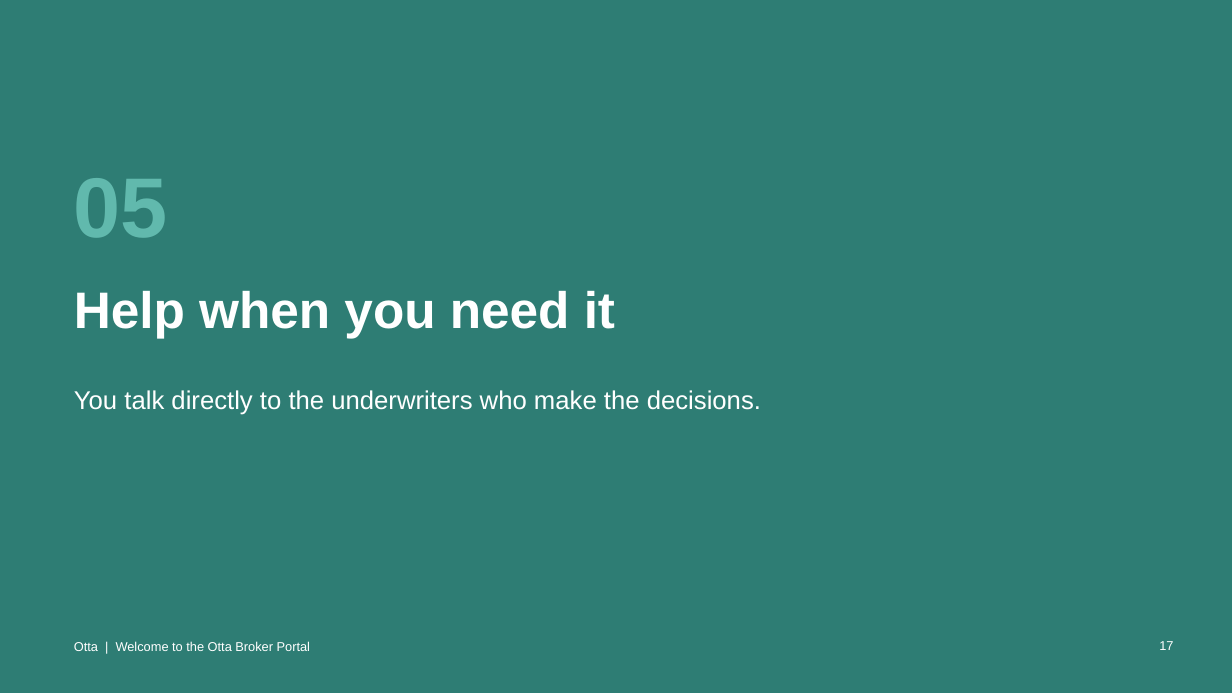
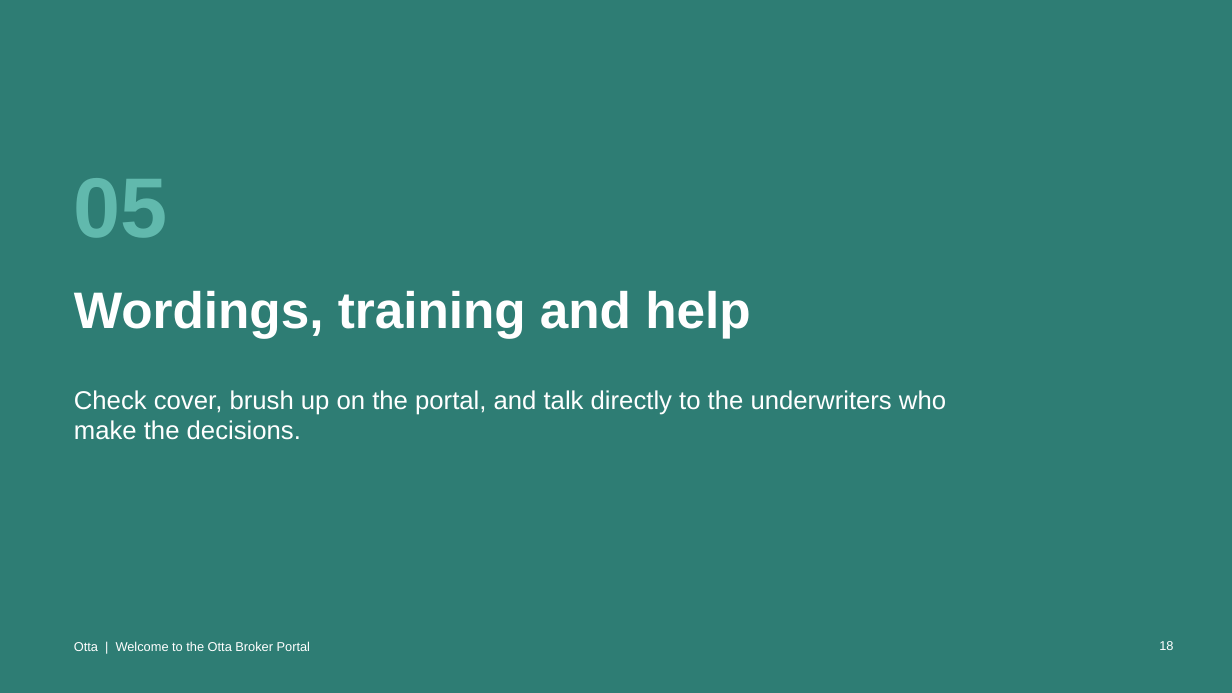
Before and after one commit to rebeccakfurness-boop/otta-MVP, a slide deck: slide 18 of docs/training/Otta Broker Portal guide.pptx (slide 17 before the commit). Drawn at 1232x693 pixels with LibreOffice and Linux fonts; fonts in the diff are those of the drawing; background and template pictures are left out. Boxes give left, top, right and bottom in pixels: in the first picture for what was removed or moved away, otherwise in the second. Text is boxed around its words. In the diff, an @@ line names an element or a change of style, - is before the commit and + after.

```diff
--- a/docs/training/Otta Broker Portal guide.pptx
+++ b/docs/training/Otta Broker Portal guide.pptx
@@ title at [74,291,750,338]: text changed @@
-Help when you need it
+Wordings, training and help
@@ text at [74,390,946,440]: text changed @@
-You talk directly to the underwriters who make the decisions.
+Check cover, brush up on the portal, and talk directly to the underwriters who make the decisions.
@@ page number at [1159,641,1173,650]: text changed @@
-17
+18
```
Also in this commit, not shown: 6 other slides changed, 3 slides added, 36 other files.
